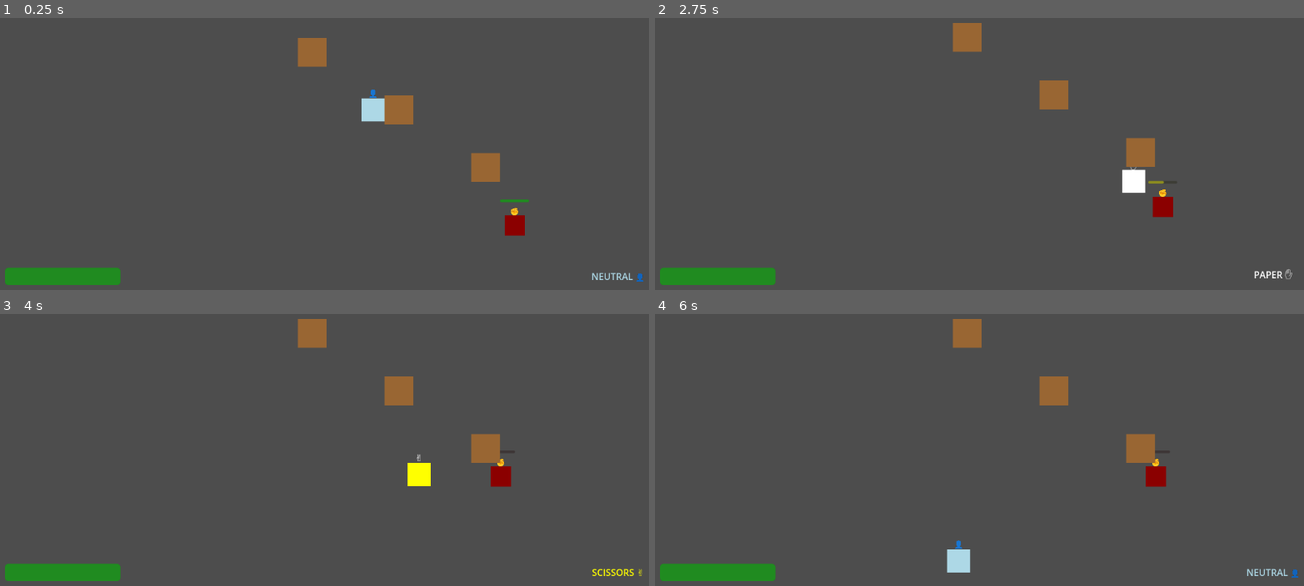
Above: before the commit, frames 1-4 (two rows, left to right).
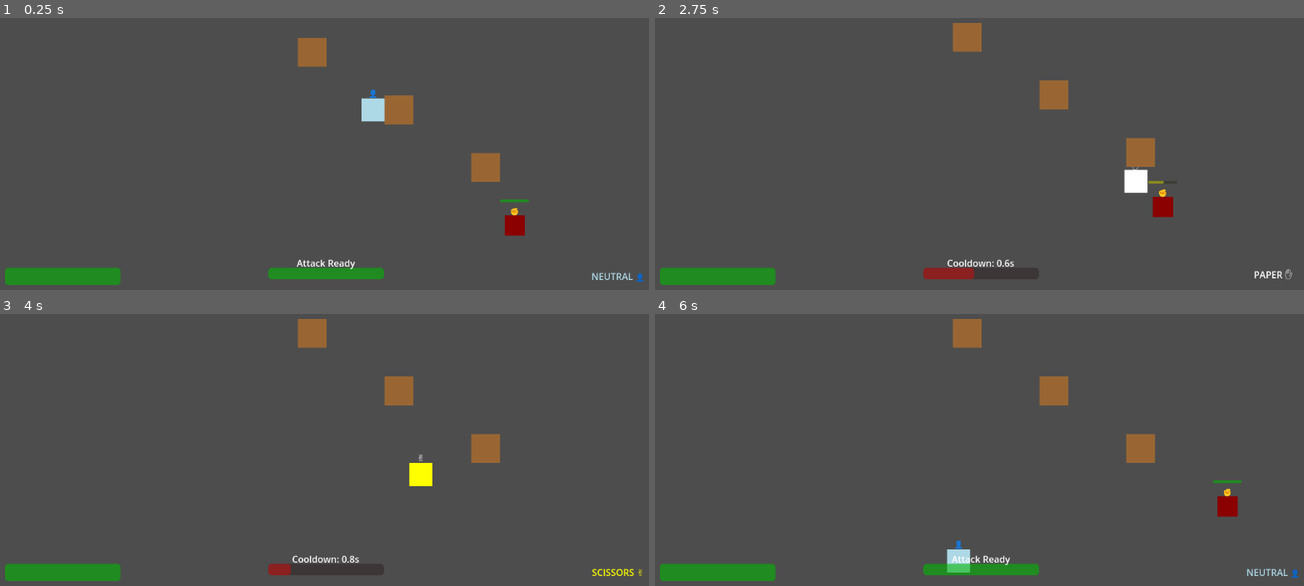
Above: after the commit, the same moments.

Repository: LouisZCode/rogue_hands_action_v1
Game: Godot game, scene res://scenes/main.tscn
Two runs of this game, one before a commit and one after it. Both use one fixed random seed, a clock stepped at 60 frames per second and the inputs below.
Inputs:
- Up to frame 1 (0.25 s): no input
- Up to frame 2 (2.75 s): tap Enter at 0.5 s; hold D (move_right) 0.53-1.28 s; tap Space (attack) at 0.6, 1.25, 1.35, 2.3 s; hold S (move_down) 1.28-2.03 s; hold D (move_right) from 2.03 s (still down); hold 2 (gesture_paper) from 2.03 s (still down)
- Up to frame 3 (4 s): release D (move_right) at 2.78 s; release 2 (gesture_paper) at 2.78 s; hold W (move_up) 2.78-3.53 s; tap 1 (gesture_rock) at 2.85 s; tap Space (attack) at 3.05, 3.8 s; hold A (move_left) from 3.53 s (still down); hold 3 (gesture_scissors) from 3.53 s (still down)
- Up to frame 4 (6 s): release 3 (gesture_scissors) at 4.28 s; tap Space (attack) at 4.35, 5.1 s; release A (move_left) at 5.03 s; hold S (move_down) 5.03-5.78 s; hold D (move_right) from 5.78 s (still down); tap 2 (gesture_paper) at 5.85 s

The runs differ from the first frame. In frame 1, 0.9% of the frame differs, in the area x 41-60%, y 88-97%; in frame 2, 0.6%; in frame 3, 0.6%; in frame 4, 1.5%, in the area x 41-91%, y 53-97%.

Commit message:
Dash cooldown applied

Diff:
--- a/Scripts/Enemy.gd
+++ b/Scripts/Enemy.gd
@@ -119,7 +119,7 @@
 		return 5   # Lose damage
 
 func calculate_combat_damage(enemy_stance: Stance, player_stance) -> int:
-	# Enemy attacks player - convert player stance for comparison
+	# Enemy attacks player - proper Rock-Paper-Scissors logic
 	# Enemy enum: 0=NEUTRAL, 1=ROCK, 2=PAPER, 3=SCISSORS
 	# Player enum: 0=NEUTRAL, 1=ROCK, 2=PAPER, 3=SCISSORS
 	var player_stance_int = int(player_stance)
@@ -130,47 +130,42 @@
 		return 0
 
 	# Combat logic: Enemy Rock vs Player stance
-	if enemy_stance_int == player_stance_int:  # Tie
-		return 10
-	elif (enemy_stance_int == 1 and player_stance_int == 3):  # Rock beats Scissors
-		return 30  # Enemy wins
-	elif (enemy_stance_int == 2 and player_stance_int == 1):  # Paper beats Rock
-		return 30  # Enemy wins
-	elif (enemy_stance_int == 3 and player_stance_int == 2):  # Scissors beats Paper
-		return 30  # Enemy wins
-	else:
-		return 5   # Enemy loses
+	if enemy_stance_int == player_stance_int:  # Tie (Rock vs Rock)
+		return 10  # Tie damage
+	elif (enemy_stance_int == 1 and player_stance_int == 3):  # Enemy Rock beats Player Scissors
+		return 30  # Enemy wins - player takes damage
+	elif (enemy_stance_int == 1 and player_stance_int == 2):  # Enemy Rock loses to Player Paper
+		return 0   # Player wins - no damage to player
+	else:
+		return 5   # Default case
 
 func take_damage_from_player(player_stance, attack_position: Vector2):
 	# Convert player stance to comparable format
 	var damage = 0
 	var result = ""
 
-	# Manual Rock-Paper-Scissors logic using integers
+	# Proper Rock-Paper-Scissors logic using integers
 	# Player enum: 0=NEUTRAL, 1=ROCK, 2=PAPER, 3=SCISSORS
 	# Enemy enum: 0=NEUTRAL, 1=ROCK, 2=PAPER, 3=SCISSORS
 	var player_stance_int = int(player_stance)
-	var enemy_stance_int = 1  # Enemy always uses Rock (index 1 in new enum)
+	var enemy_stance_int = 1  # Enemy always uses Rock (index 1 in enum)
 
 	# Players in neutral stance cannot attack (this shouldn't happen due to attack restrictions)
 	if player_stance_int == 0:  # NEUTRAL
 		damage = 0
 		result = "NO DAMAGE - NEUTRAL STANCE"
-	elif player_stance_int == enemy_stance_int:  # Both Rock
+	elif player_stance_int == enemy_stance_int:  # Both Rock (Tie)
 		damage = 10  # Tie
-		result = "TIE"
-	elif (player_stance_int == 2 and enemy_stance_int == 1):  # Paper beats Rock
+		result = "TIE - ROCK vs ROCK"
+	elif (player_stance_int == 2 and enemy_stance_int == 1):  # Player Paper beats Enemy Rock
 		damage = 30  # Player wins
-		result = "PLAYER WINS"
-	elif (player_stance_int == 1 and enemy_stance_int == 3):  # Rock beats Scissors
-		damage = 30  # Player wins
-		result = "PLAYER WINS"
-	elif (player_stance_int == 3 and enemy_stance_int == 2):  # Scissors beats Paper
-		damage = 30  # Player wins
-		result = "PLAYER WINS"
-	else:
-		damage = 5   # Player loses
-		result = "ENEMY WINS"
+		result = "PLAYER WINS - PAPER beats ROCK"
+	elif (player_stance_int == 3 and enemy_stance_int == 1):  # Player Scissors loses to Enemy Rock
+		damage = 5   # Player loses (reduced damage)
+		result = "PLAYER LOSES - ROCK beats SCISSORS"
+	else:
+		damage = 5   # Default case
+		result = "UNKNOWN CASE"
 
 	take_damage(damage)
 	print("Combat: Player Stance ", player_stance_int, " vs Enemy Rock - Damage: ", damage, " - ", result)
--- a/Scripts/GameManager.gd
+++ b/Scripts/GameManager.gd
@@ -4,6 +4,8 @@
 # References
 @onready var player_health_bar: ProgressBar = $"../UILayer/HealthUI/PlayerHealth"
 @onready var stance_indicator: Label = $"../UILayer/HealthUI/StanceIndicator"
+@onready var attack_cooldown_bar: ProgressBar = $"../UILayer/HealthUI/AttackCooldownBar"
+@onready var cooldown_label: Label = $"../UILayer/HealthUI/CooldownLabel"
 @onready var player: Player = $"../GameLayer/Player"
 @onready var enemy: Enemy = $"../GameLayer/Enemy"
 
@@ -16,6 +18,7 @@
 		player.health_changed.connect(_on_player_health_changed)
 		player.stance_changed.connect(_on_player_stance_changed)
 		player.player_attack.connect(_on_player_attack)
+		player.attack_cooldown_changed.connect(_on_player_attack_cooldown_changed)
 
 	# Connect enemy signals
 	if enemy:
@@ -25,6 +28,7 @@
 	# Initialize UI
 	update_player_health_ui(player.current_health if player else 100)
 	update_stance_ui(player.current_stance if player else Player.Stance.ROCK)
+	update_attack_cooldown_ui(0.0, 1.0)  # Initialize cooldown bar
 
 func _on_player_health_changed(new_health: int):
 	update_player_health_ui(new_health)
@@ -34,6 +38,9 @@
 
 func _on_player_attack(attacker_stance: Player.Stance, attack_position: Vector2):
 	print("Player attacks with: ", Player.Stance.keys()[attacker_stance])
+
+func _on_player_attack_cooldown_changed(current_cooldown: float, max_cooldown: float):
+	update_attack_cooldown_ui(current_cooldown, max_cooldown)
 
 func _on_enemy_died():
 	score += 1
@@ -74,6 +81,20 @@
 				stance_indicator.text = "SCISSORS ✌️"
 				stance_indicator.modulate = Color.YELLOW
 
+func update_attack_cooldown_ui(current_cooldown: float, max_cooldown: float):
+	if attack_cooldown_bar and cooldown_label:
+		# Update progress bar (inverted - full bar means ready, empty means cooling down)
+		var progress = 1.0 - (current_cooldown / max_cooldown)
+		attack_cooldown_bar.value = progress
+
+		# Update label and color
+		if current_cooldown <= 0:
+			cooldown_label.text = "Attack Ready"
+			attack_cooldown_bar.modulate = Color.GREEN
+		else:
+			cooldown_label.text = "Cooldown: %.1fs" % current_cooldown
+			attack_cooldown_bar.modulate = Color.RED
+
 func spawn_new_enemy():
 	# Create new enemy at random position
 	var enemy_scene = preload("res://scenes/Enemy.tscn")
--- a/Scripts/Player.gd
+++ b/Scripts/Player.gd
@@ -17,8 +17,8 @@
 var dash_direction: Vector2 = Vector2.ZERO
 var dash_timer: float = 0.0
 
-# Attack cooldown
-@export var attack_cooldown: float = 0.3
+# Attack cooldown - increased to 1 second for balance
+@export var attack_cooldown: float = 1.0
 var attack_cooldown_timer: float = 0.0
 
 # References
@@ -44,6 +44,7 @@
 signal health_changed(new_health: int)
 signal stance_changed(new_stance: Stance)
 signal player_attack(attacker_stance: Stance, attack_position: Vector2)
+signal attack_cooldown_changed(current_cooldown: float, max_cooldown: float)
 
 func _ready():
 	update_stance_visual()
@@ -56,6 +57,7 @@
 	# Update attack cooldown
 	if attack_cooldown_timer > 0:
 		attack_cooldown_timer -= delta
+		attack_cooldown_changed.emit(attack_cooldown_timer, attack_cooldown)
 
 	# Check for attack hits during dash
 	if is_dashing:
@@ -68,6 +70,8 @@
 		if dash_timer <= 0:
 			is_dashing = false
 			velocity = Vector2.ZERO
+			# Auto-return to neutral stance after dash
+			change_stance(Stance.NEUTRAL)
 		else:
 			velocity = dash_direction * dash_speed
 	else:
@@ -158,10 +162,15 @@
 	var dash_color = stance_colors[current_stance].lerp(Color.WHITE, 0.5)
 	sprite.modulate = dash_color
 
-	# Reset color after dash
+	# Reset color after dash and auto-return to neutral
 	var tween = create_tween()
 	tween.tween_interval(dash_duration)
 	tween.tween_property(sprite, "modulate", Color.WHITE, 0.1)
+	tween.tween_callback(func():
+		current_stance = Stance.NEUTRAL
+		update_stance_visual()
+		stance_changed.emit(current_stance)
+	)
 
 	# Emit signal with current stance and position
 	player_attack.emit(current_stance, global_position)
--- a/scenes/main.tscn
+++ b/scenes/main.tscn
@@ -136,5 +136,32 @@
 horizontal_alignment = 1
 vertical_alignment = 1
 
+[node name="AttackCooldownBar" type="ProgressBar" parent="UILayer/HealthUI"]
+layout_mode = 0
+anchor_left = 0.5
+anchor_top = 1.0
+anchor_right = 0.5
+anchor_bottom = 1.0
+offset_left = -100.0
+offset_top = -50.0
+offset_right = 100.0
+offset_bottom = -30.0
+max_value = 1.0
+show_percentage = false
+
+[node name="CooldownLabel" type="Label" parent="UILayer/HealthUI"]
+layout_mode = 0
+anchor_left = 0.5
+anchor_top = 1.0
+anchor_right = 0.5
+anchor_bottom = 1.0
+offset_left = -100.0
+offset_top = -70.0
+offset_right = 100.0
+offset_bottom = -50.0
+text = "Attack Ready"
+horizontal_alignment = 1
+vertical_alignment = 1
+
 [node name="GameManager" type="Node" parent="."]
 script = ExtResource("3_game_manager")
Not shown, changed: .claude/settings.local.json
Not shown, added: COMBAT_BALANCING_CHANGES.md
